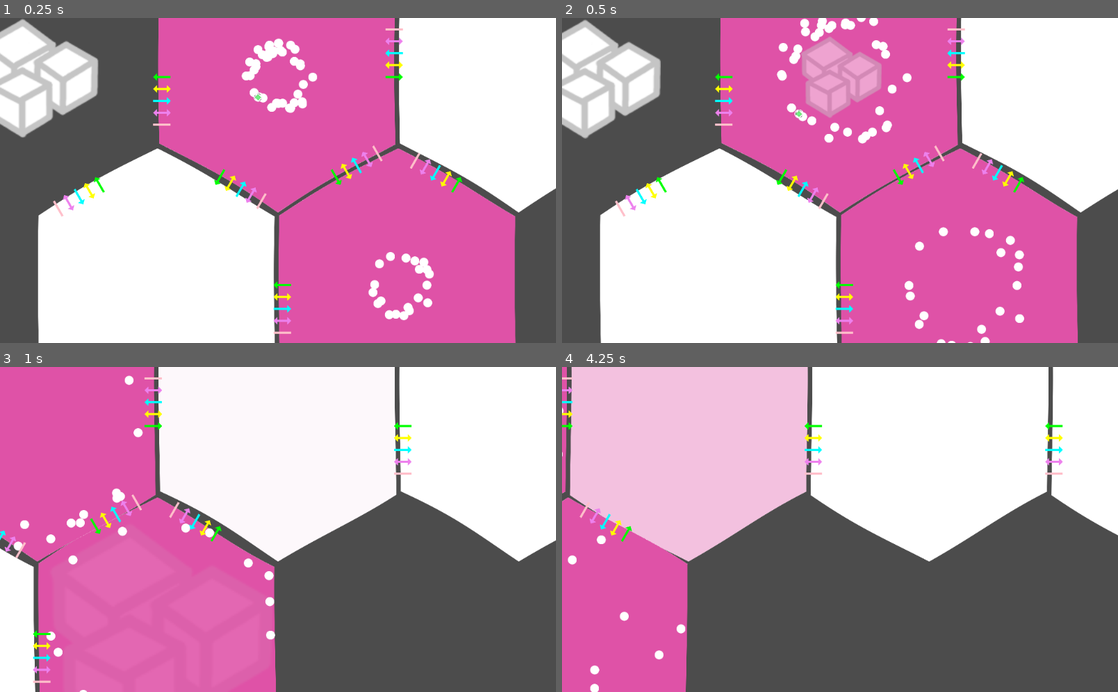
Above: before the commit, frames 1-4 (two rows, left to right).
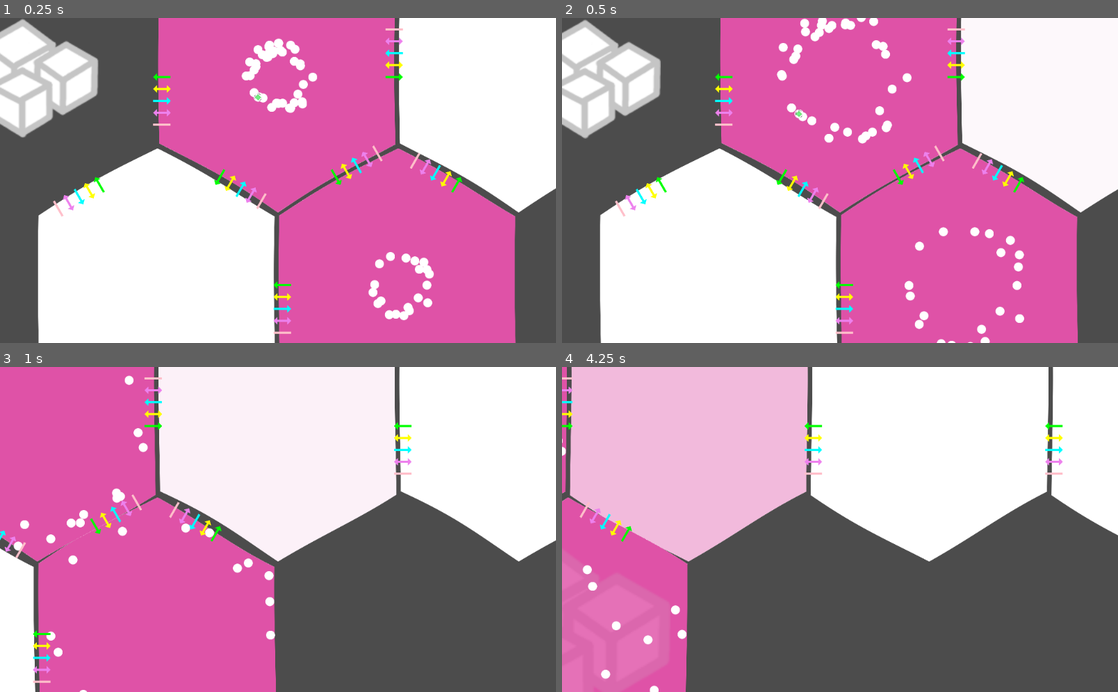
Above: after the commit, the same moments.

Repository: tobyp/hackathon2020
Game: Godot game, scene res://main.tscn
Same seed, same stepped clock (60 frames per second), same inputs: the game is played once before the commit and once after it.
Inputs (mouse positions are in pixels of both pictures, inside the frame that each line leads up to):
- Up to frame 1 (0.25 s): no input
- Up to frame 2 (0.5 s): no input
- Up to frame 3 (1 s): tap Enter at 0.5 s; move the mouse to (400, 513) at 0.52 s; hold D from 0.53 s (still down); click (400, 513) at 0.67 s
- Up to frame 4 (4.25 s): release D at 1.25 s; drag from (728, 545) to (812, 594) at 1.27 s; move the mouse to (895, 458) at 2.02 s; hold D 2.03-2.75 s; drag from (812, 594) to (673, 480) at 2.77 s; move the mouse to (1006, 578) at 3.52 s; hold A from 3.53 s (still down)

Frame 1 is identical in both runs. In frame 2, 2.4% of the frame differs, in the area x 43-58%, y 5-31%; in frame 3, less than 0.1%; in frame 4, 3.5%, in the area x 0-23%, y 12-100%.

Commit message:
Consolidate globals and rules

Diff:
--- a/cells/cell.gd
+++ b/cells/cell.gd
@@ -3,9 +3,6 @@
 
 ### SIGNALS
 signal particle_count_changed(type, old_count, new_count)
-
-# How much sugar a particle needs per second
-const SUGAR_USAGE_PER_PARTICLE = 0.1
 
 ### MEMBERS
 # Own index position. Just for debugging
@@ -15,8 +12,8 @@
 # Amino acid counts include a transporter, transporter count only means free transporter
 var particle_counts = {}  # Dict[ParticleType, int]
 var output_rules = {}  # Dict[ParticleType, Dict[Cell, bool]], output_rules[PARTICLE_*][<Neighbor Cell>] = true/false
-var poisons = {Globals.PoisonType.ANTI_BIOMASS: 1.0}  # Dict[PoisonType, float]
-var poison_recoveries = {}  # Dict[PoisonType, [float rate, float ceiling]]
+var poisons: Dictionary = {Globals.PoisonType.ANTI_BIOMASS: 1.0}  # Dict[PoisonType, float]
+var poison_recoveries: Dictionary = {}  # Dict[PoisonType, [float rate, float ceiling]]
 # 0 = Ready
 var auto_recipe_cooldown = 0
 export var type = Globals.CellType.NORMAL setget _set_type, _get_type
@@ -63,7 +60,8 @@
 	var old_count = particle_counts.get(type, 0)
 	var new_count = old_count + count
 	particle_counts[type] = new_count
-	self._put_particle_nodes(self._create_particle_nodes(type, count))
+	if self.type == Globals.CellType.NORMAL:
+		self._put_particle_nodes(self._create_particle_nodes(type, count))
 	emit_signal("particle_count_changed", type, old_count, new_count)
 
 func remove_particles(type: int, count: int) -> int:
@@ -72,15 +70,24 @@
 	var new_count = old_count - count;
 	particle_counts[type] = new_count
 	emit_signal("particle_count_changed", type, old_count, new_count)
-	self._free_particle_nodes(self._take_particle_nodes(type, count))
+	if self.type == Globals.CellType.NORMAL or not Globals.particle_type_is_factory(type):
+		self._free_particle_nodes(self._take_particle_nodes(type, count))
 	return old_count - new_count
 
 func _get_type() -> int:
 	return type
 
 func _set_type(type_: int):
+	if type == type_:
+		return
 	type = type_
 	$Gfx.visible = type == Globals.CellType.NORMAL
+	if type != Globals.CellType.NORMAL:
+		_free_particle_nodes(_take_nonfactory_nodes())
+	else:
+		for t in self.particle_counts:
+			if not Globals.particle_type_is_factory(t):
+				self.add_particles(t, self.particle_counts[t])
 
 # Called every game step.
 func simulate(delta):
@@ -149,6 +156,15 @@
 			count -= 1
 	return result
 
+func _take_nonfactory_nodes() -> Array:
+	# print("%s: taking %d %s" % [self, count, Globals.particle_type_get_name(type)])
+	var result = [];
+	for c in $Particles.get_children():
+		if c is CellParticle and not Globals.particle_type_is_factory(c.type):
+			$Particles.remove_child(c)
+			result.append(c)
+	return result
+
 # PARTICLE TRANSFER FUNCTIONS
 # Called by process_pressure when that has calculated which particles need to be transferred where.
 # returns [number_accepted, number_destroyed] (where n_accepted doesn't include n_destroyed, even they are technically "accepted")
@@ -160,7 +176,7 @@
 	# print("%s got %d %s" % [self, count, type_name])
 	if self.poisons.size() > 0:
 		for poison_type in self.poisons:
-			var potency = Globals.particle_type_get_potency(type, poison_type, self.poisons)
+			var potency = Rules.particle_type_get_poison_potency(type, poison_type, self.poisons)
 			if potency <= 0.0:
 				continue
 			var poison_name = Globals.poison_type_get_name(poison_type)
@@ -192,8 +208,9 @@
 	dest.particle_counts[type] = dst_new_count
 	self.emit_signal("particle_count_changed", type, src_old_count, src_new_count)
 	dest.emit_signal("particle_count_changed", type, dst_old_count, dst_new_count)
-	_free_particle_nodes(self._take_particle_nodes(type, recv_result[1]))
-	dest._put_particle_nodes(self._take_particle_nodes(type, recv_result[0]))
+	if self.type == Globals.CellType.NORMAL:
+		_free_particle_nodes(self._take_particle_nodes(type, recv_result[1]))
+		dest._put_particle_nodes(self._take_particle_nodes(type, recv_result[0]))
 
 ### OVERRIDES
 func _ready():
@@ -233,7 +250,7 @@
 			for n in demand_neighbors.keys():
 				var demand_neighbor = demand_neighbors[n] / demand_total
 				if demand_neighbor > 0:
-					var transfer = Globals.diffuse_func(budget, demand_neighbor, delta)
+					var transfer = Rules.diffuse_func(budget, demand_neighbor, delta)
 					# print("%s neighbor %s demands %f %s, transfer %f" % [self, n, demand_neighbor, particle_name, transfer])
 					var valve_transfer = output_valves.get(n, 0) + transfer
 					if valve_transfer >= 1.0:
@@ -242,49 +259,36 @@
 					output_valves[n] = valve_transfer
 
 func _process_sugar_usage(delta):
-	var particleCount = 0
-	for c in particle_counts.values():
-		particleCount += c
-	var thisTick = particleCount * SUGAR_USAGE_PER_PARTICLE * delta
-	var sugarUsage = int(thisTick)
-	# For non-whole sugars, use probability
-	if thisTick - float(sugarUsage) > Rules.rng.randf():
-		sugarUsage += 1
-	if sugarUsage == 0:
+	var sugar_required = 0
+	for t in self.particle_counts:
+		sugar_required += self.particle_counts[t] * Rules.sugar_requirement(t) * delta
+	var sugar_used = int(sugar_required)
+	# For fractional sugars, use probability
+	if sugar_required - float(sugar_used) > Rules.rng.randf():
+		sugar_used += 1
+	if sugar_used == 0:
 		return
-
-	var ORDER = [
-		Globals.ParticleType.SUGAR,
-		Globals.ParticleType.PROTEIN_WHITE,
-		Globals.ParticleType.AMINO_PHE,
-		Globals.ParticleType.AMINO_ALA,
-		Globals.ParticleType.AMINO_LYS,
-		Globals.ParticleType.AMINO_TYR,
-		Globals.ParticleType.AMINO_PRO,
-		Globals.ParticleType.ENZYME_ALCOHOL,
-		Globals.ParticleType.ENZYME_LYE,
-		Globals.ParticleType.PROTEIN_TRANSPORTER,
-		Globals.ParticleType.RIBOSOME_TRANSPORTER,
-		Globals.ParticleType.RIBOSOME_ALCOHOL,
-		Globals.ParticleType.RIBOSOME_LYE,
-		Globals.ParticleType.PRO_QUEEN,
-	];
 
 	# Kill things according to order
 	var notEnoughSugar = false
-	for t in ORDER:
-		if sugarUsage == 0:
+	for t in Rules.SUGAR_DEATH_ORDER:
+		if sugar_used == 0:
 			break
 		notEnoughSugar = t != Globals.ParticleType.SUGAR
-		var elemCount = particle_counts[t]
-		if elemCount == 0:
+		var old_t_count = particle_counts[t]
+		if old_t_count == 0:
 			continue
-		var removing = min(elemCount, sugarUsage)
-		sugarUsage -= removing
+		var removing = min(old_t_count, sugar_used)
+		sugar_used -= removing
 		if Globals.particle_type_is_in_transporter(t):
 			# Change type instead
-			particle_counts[t] -= removing
-			particle_counts[Globals.ParticleType.PROTEIN_TRANSPORTER] += removing
+			var new_t_count = old_t_count - removing
+			particle_counts[t] = new_t_count
+			emit_signal("particle_count_changed", type, old_t_count, new_t_count)
+			var old_transporter_count = particle_counts[Globals.ParticleType.PROTEIN_TRANSPORTER]
+			var new_transporter_count = old_transporter_count + removing
+			emit_signal("particle_count_changed", Globals.ParticleType.PROTEIN_TRANSPORTER, old_transporter_count, new_transporter_count)
+			particle_counts[Globals.ParticleType.PROTEIN_TRANSPORTER] = new_transporter_count
 			for c in $Particles.get_children():
 				if removing == 0:
 					break
@@ -348,7 +352,7 @@
 func _display_debug():
 	$DebugLabel.visible = Rules.debug_visual
 	if Rules.debug_visual:
-		var dbg = "[b][i]%s[/i][/b]\n" % [self];
+		var dbg = "[b][i]%s[/i][/b] (%s)\n" % [self, Globals.cell_type_get_name(type)];
 		dbg += "[i]Neighbors:[/i] %s\n" % [self.neighbors];
 		for poison in Globals.PoisonType:
 			dbg += "[b][u]%s:[/u][/b] %f\n" % [poison, self.poisons.get(Globals.PoisonType[poison], 0)]
--- a/globals.gd
+++ b/globals.gd
@@ -2,21 +2,21 @@
 
 ### TYPES
 enum ParticleType {
-	PROTEIN_WHITE,
-	PROTEIN_TRANSPORTER, # Green
-	ENZYME_ALCOHOL, # Yellow
-	ENZYME_LYE, # Cyan
-	QUEEN, # Violet
-	PRO_QUEEN, # Pink
-	AMINO_PHE, # Green
-	AMINO_ALA, # Yellow
-	AMINO_LYS, # Cyan
-	AMINO_TYR, # Violet
-	AMINO_PRO, # Pink
-	SUGAR, # White
-	RIBOSOME_TRANSPORTER,
-	RIBOSOME_ALCOHOL,
-	RIBOSOME_LYE,
+	PROTEIN_WHITE,  # ... White
+	PROTEIN_TRANSPORTER,  # Green
+	ENZYME_ALCOHOL,  # Yellow
+	ENZYME_LYE,  # Cyan
+	QUEEN,  # Violet
+	PRO_QUEEN,  # Pink
+	AMINO_PHE,  # Green (Transporter)
+	AMINO_ALA,  # Yellow (Alcohol)
+	AMINO_LYS,  # Cyan (Lye)
+	AMINO_TYR,  # Violet (Queen)
+	AMINO_PRO,  # Pink (Pro Queen)
+	SUGAR,  # White
+	RIBOSOME_TRANSPORTER,  # Green
+	RIBOSOME_ALCOHOL,  # Yellow
+	RIBOSOME_LYE,  # Cyan
 
 	# Uses the energy of your pc to create sugar, lives in sugar cells, but is very shy so you never see it
 	ANTI_MITOCHONDRION,
@@ -114,19 +114,6 @@
 			return true
 	return false
 
-static func particle_type_get_potency(particle: int, poison: int, poisons: Dictionary) -> float:
-	match particle:
-		ParticleType.ENZYME_ALCOHOL:
-			if poison == PoisonType.ALCOHOL:
-				return 1.0 / 50.0
-		ParticleType.ENZYME_LYE:
-			if poison == PoisonType.LYE:
-				return 1.0/100.0
-		ParticleType.PROTEIN_WHITE:
-			if poison == PoisonType.ANTI_BIOMASS and poisons.size() == 1:  # this only works if there are no other poisons
-				return 1.0/25.0
-	return 0.0
-
 static func poison_type_get_name(poison: int) -> String:
 	match poison:
 		PoisonType.ALCOHOL:
@@ -137,11 +124,10 @@
 			return "Anti-Biomass"
 	return "Unknown Poison"
 
-
-# Calculate how many particles to send, in `delta` seconds, given a `budget` of cells that could be sent, and a `demand` weight from 0 to 1
-# There's a lot of tuning to be had on the constants here.
-static func diffuse_func(budget: int, demand: float, delta: float) -> float:
-	# for debugging, here's a very slow and even diffuse function that makes it easily visible
-	return budget * demand * 0.1 * delta
-	# this exponential will make diffusion go faster if the differential pressure is higher
-	# return budget * 0.55 * exp(-4 * demand) * delta
+static func cell_type_get_name(type: int) -> String:
+	match type:
+		CellType.NORMAL:
+			return "Normal"
+		CellType.RESOURCE:
+			return "Resource"
+	return "Unknown Cell Type"
--- a/rules.gd
+++ b/rules.gd
@@ -12,19 +12,24 @@
 var ALL_RECIPES
 func _init_recipes():
 	self.ALL_RECIPES = [
-		#Recipe.new({ Globals.ParticleType.QUEEN: 1, Globals.ParticleType.PROTEIN_WHITE: 1, }, { Globals.ParticleType.PROTEIN_TRANSPORTER: 1, }),
-		Recipe.new({ Globals.ParticleType.PROTEIN_WHITE: 1, Globals.ParticleType.AMINO_PHE: 1, }, { Globals.ParticleType.RIBOSOME_TRANSPORTER: 1, }),
-		Recipe.new({ Globals.ParticleType.PROTEIN_WHITE: 1, Globals.ParticleType.AMINO_LYS: 1, }, { Globals.ParticleType.RIBOSOME_LYE: 1, }),
-
+		# Building ribosomes
+		Recipe.new({ Globals.ParticleType.PROTEIN_WHITE: 10, Globals.ParticleType.AMINO_PHE: 1, }, { Globals.ParticleType.RIBOSOME_TRANSPORTER: 1, }),
+		Recipe.new({ Globals.ParticleType.PROTEIN_WHITE: 25, Globals.ParticleType.AMINO_ALA: 1, }, { Globals.ParticleType.RIBOSOME_ALCOHOL: 1, }),
+		Recipe.new({ Globals.ParticleType.PROTEIN_WHITE: 40, Globals.ParticleType.AMINO_LYS: 1, }, { Globals.ParticleType.RIBOSOME_LYE: 1, }),
+		# Building Queens
 		Recipe.new({ Globals.ParticleType.PROTEIN_WHITE: 100, Globals.ParticleType.AMINO_TYR: 1, }, { Globals.ParticleType.QUEEN: 1, }),
 		Recipe.new({ Globals.ParticleType.PROTEIN_WHITE: 1000, Globals.ParticleType.AMINO_PRO: 1, }, { Globals.ParticleType.PRO_QUEEN: 1, }),
 
 		# Auto recipes
+		# Creating White Protein
 		Recipe.new({ Globals.ParticleType.QUEEN: 1, Globals.ParticleType.SUGAR: 1, }, { Globals.ParticleType.PROTEIN_TRANSPORTER: 1, Globals.ParticleType.PROTEIN_WHITE: 1, }, true),
+		# Creating Queens
 		Recipe.new({ Globals.ParticleType.PRO_QUEEN: 1, Globals.ParticleType.PROTEIN_WHITE: 10, }, { Globals.ParticleType.QUEEN: 1, }, true),
+		# Creating Enzymes
 		Recipe.new({ Globals.ParticleType.RIBOSOME_TRANSPORTER: 1, Globals.ParticleType.PROTEIN_WHITE: 1, }, { Globals.ParticleType.PROTEIN_TRANSPORTER: 1, }, true),
 		Recipe.new({ Globals.ParticleType.RIBOSOME_ALCOHOL: 1, Globals.ParticleType.PROTEIN_WHITE: 1, }, { Globals.ParticleType.ENZYME_ALCOHOL: 1, }, true),
 		Recipe.new({ Globals.ParticleType.RIBOSOME_LYE: 1, Globals.ParticleType.PROTEIN_WHITE: 1, }, { Globals.ParticleType.ENZYME_LYE: 1, }, true),
+		# Creating Resources
 		Recipe.new({ Globals.ParticleType.ANTI_MITOCHONDRION: 1, Globals.ParticleType.PROTEIN_TRANSPORTER: 1, }, { Globals.ParticleType.SUGAR: 1, }, true),
 	];
 
@@ -41,6 +46,48 @@
 		TECH_DICT[tech.tech] = tech
 
 
+static func sugar_requirement(type: int) -> float:
+	return 0.01
+
+# The order in which particles get destroyed if there is not enough sugar.
+const SUGAR_DEATH_ORDER: Array = [
+	Globals.ParticleType.SUGAR,
+	Globals.ParticleType.PROTEIN_WHITE,
+	Globals.ParticleType.AMINO_PHE,
+	Globals.ParticleType.AMINO_ALA,
+	Globals.ParticleType.AMINO_LYS,
+	Globals.ParticleType.AMINO_TYR,
+	Globals.ParticleType.AMINO_PRO,
+	Globals.ParticleType.ENZYME_ALCOHOL,
+	Globals.ParticleType.ENZYME_LYE,
+	Globals.ParticleType.PROTEIN_TRANSPORTER,
+	Globals.ParticleType.RIBOSOME_TRANSPORTER,
+	Globals.ParticleType.RIBOSOME_ALCOHOL,
+	Globals.ParticleType.RIBOSOME_LYE,
+	Globals.ParticleType.PRO_QUEEN,
+];
+
+static func particle_type_get_poison_potency(particle: int, poison: int, poisons: Dictionary) -> float:
+	match particle:
+		Globals.ParticleType.ENZYME_ALCOHOL:
+			if poison == Globals.PoisonType.ALCOHOL:
+				return 1.0 / 50.0
+		Globals.ParticleType.ENZYME_LYE:
+			if poison == Globals.PoisonType.LYE:
+				return 1.0/100.0
+		Globals.ParticleType.PROTEIN_WHITE:
+			if poison == Globals.PoisonType.ANTI_BIOMASS and poisons.size() == 1:  # this only works if there are no other poisons
+				return 1.0/25.0
+	return 0.0
+
+# Calculate how many particles to send, in `delta` seconds, given a `budget` of cells that could be sent, and a `demand` weight from 0 to 1
+# There's a lot of tuning to be had on the constants here.
+static func diffuse_func(budget: int, demand: float, delta: float) -> float:
+	# for debugging, here's a very slow and even diffuse function that makes it easily visible
+	return budget * demand * 0.1 * delta
+	# this exponential will make diffusion go faster if the differential pressure is higher
+	# return budget * 0.55 * exp(-4 * demand) * delta
+
 func _input(event):
 	if event is InputEventKey:
 		if event.is_pressed():
